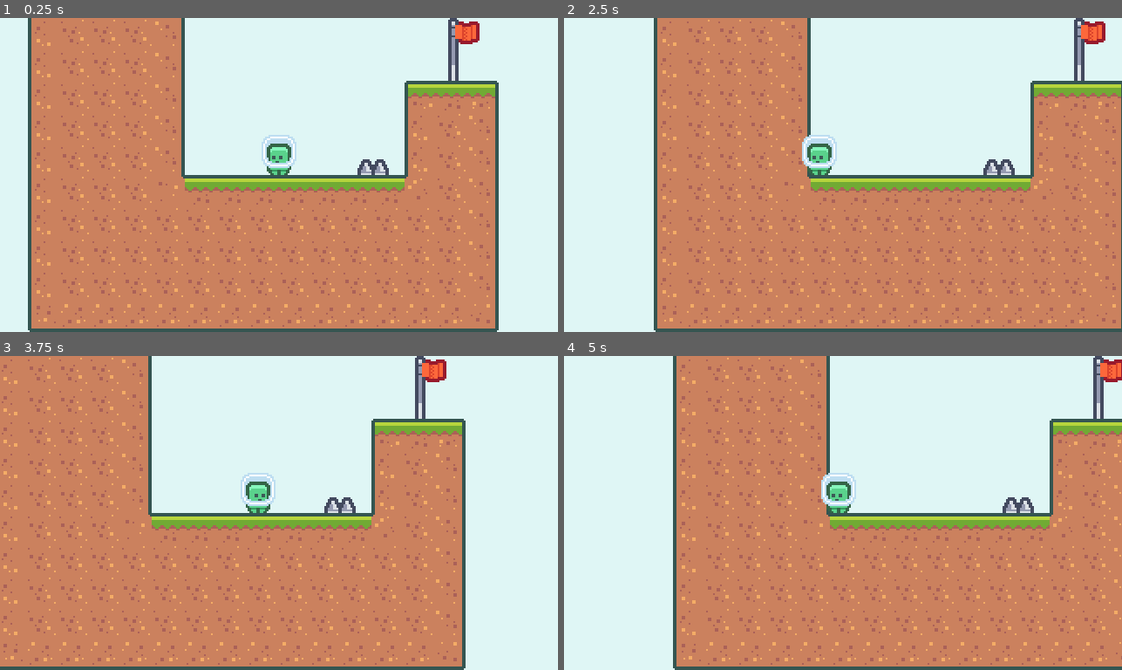
Above: before the commit, frames 1-4 (two rows, left to right).
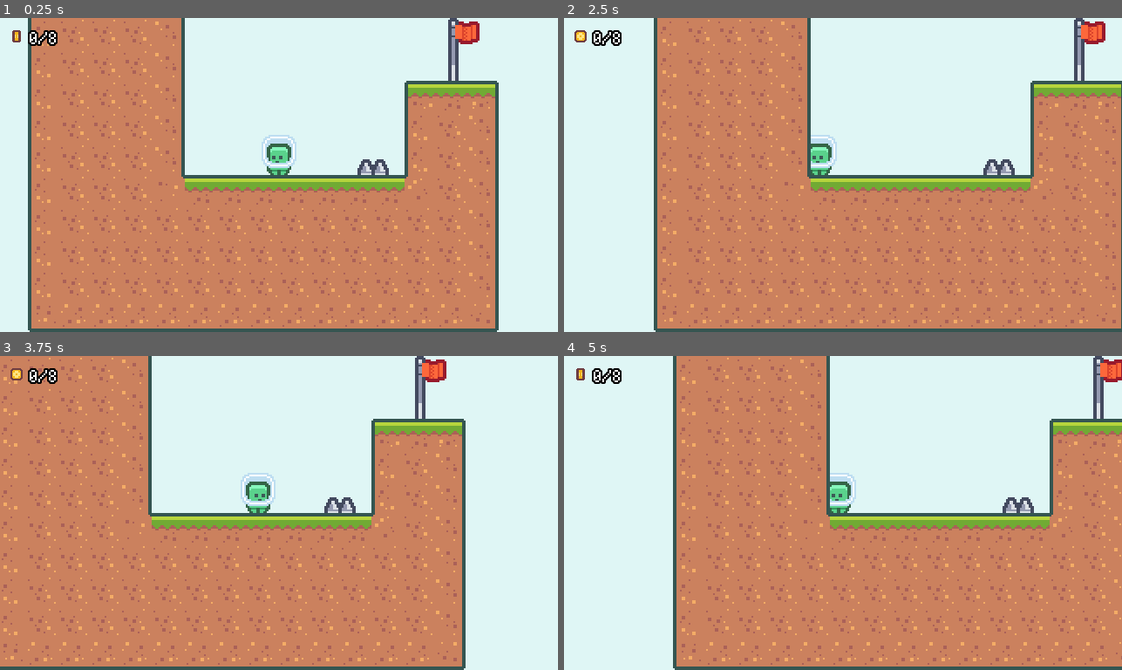
Above: after the commit, the same moments.

Repository: rprav-n/Platformer-game-2d
Game: Godot game, scene res://scenes/main.tscn
Same seed, same stepped clock (60 frames per second), same inputs: the game is played once before the commit and once after it.
Inputs:
- Up to frame 1 (0.25 s): no input
- Up to frame 2 (2.5 s): tap Enter at 0.5 s; hold Right (move_right) 0.53-2.03 s; tap Shift (dash) at 0.6, 1.35, 2.1 s; tap Space (jump) at 0.77, 1.52 s; hold Left (move_left) from 2.03 s (still down)
- Up to frame 3 (3.75 s): release Left (move_left) at 2.78 s; hold Right (move_right) from 2.78 s (still down); tap Shift (dash) at 2.85, 3.6 s; tap Space (jump) at 3.02 s
- Up to frame 4 (5 s): tap Space (jump) at 3.77, 4.52 s; release Right (move_right) at 4.28 s; hold Left (move_left) from 4.28 s (still down); tap Shift (dash) at 4.35 s

The runs differ from the first frame. In frame 1, 0.3% of the frame differs, in the area x 2-11%, y 3-9%; in frame 2, 0.4%, in the area x 1-45%, y 3-48%; in frame 3, 0.3%; in frame 4, 0.4%.

Commit message:
Finalizing game mechanics

Diff:
--- /dev/null
+++ b/resources/theme.tres
@@ -0,0 +1,3 @@
+[gd_resource type="Theme" format=3 uid="uid://do6w7ceo1jan3"]
+
+[resource]
--- /dev/null
+++ b/scenes/UI/level_ui.tscn
@@ -0,0 +1,54 @@
+[gd_scene load_steps=8 format=3 uid="uid://bhmfmq2mixt1d"]
+
+[ext_resource type="Script" path="res://scripts/level_ui.gd" id="1_jjnoo"]
+[ext_resource type="Theme" uid="uid://do6w7ceo1jan3" path="res://resources/theme.tres" id="1_st1us"]
+[ext_resource type="FontFile" uid="uid://del4rc35hwucu" path="res://resources/BitPotion.ttf" id="3_0s5sj"]
+[ext_resource type="Texture2D" uid="uid://ckaa4gebno2g4" path="res://assets/coin/tile_0151.png" id="3_555e1"]
+[ext_resource type="Texture2D" uid="uid://cxwhl7stg074g" path="res://assets/coin/tile_0152.png" id="4_1ro01"]
+
+[sub_resource type="AnimatedTexture" id="AnimatedTexture_ir8ie"]
+frames = 2
+speed_scale = 6.0
+frame_0/texture = ExtResource("3_555e1")
+frame_1/texture = ExtResource("4_1ro01")
+frame_1/duration = 1.0
+
+[sub_resource type="LabelSettings" id="LabelSettings_3x2rd"]
+font = ExtResource("3_0s5sj")
+outline_size = 4
+outline_color = Color(0, 0, 0, 1)
+
+[node name="LevelUI" type="CanvasLayer"]
+script = ExtResource("1_jjnoo")
+
+[node name="MarginContainer" type="MarginContainer" parent="."]
+anchors_preset = 15
+anchor_right = 1.0
+anchor_bottom = 1.0
+grow_horizontal = 2
+grow_vertical = 2
+mouse_filter = 2
+theme = ExtResource("1_st1us")
+theme_override_constants/margin_left = 4
+theme_override_constants/margin_top = 4
+theme_override_constants/margin_right = 4
+theme_override_constants/margin_bottom = 4
+
+[node name="HBoxContainer" type="HBoxContainer" parent="MarginContainer"]
+layout_mode = 2
+size_flags_horizontal = 0
+size_flags_vertical = 0
+theme_override_constants/separation = 2
+
+[node name="TextureRect" type="TextureRect" parent="MarginContainer/HBoxContainer"]
+custom_minimum_size = Vector2(11, 11)
+layout_mode = 2
+size_flags_vertical = 4
+texture = SubResource("AnimatedTexture_ir8ie")
+expand_mode = 1
+
+[node name="CoinLabel" type="Label" parent="MarginContainer/HBoxContainer"]
+layout_mode = 2
+size_flags_horizontal = 0
+text = "10/32"
+label_settings = SubResource("LabelSettings_3x2rd")
--- a/scenes/base_level.tscn
+++ b/scenes/base_level.tscn
@@ -1,13 +1,17 @@
-[gd_scene load_steps=6 format=3 uid="uid://dy1yx32gmtdk6"]
+[gd_scene load_steps=8 format=3 uid="uid://dy1yx32gmtdk6"]
 
 [ext_resource type="PackedScene" uid="uid://bo3gyiys23uke" path="res://scenes/tile_map.tscn" id="1_okiaq"]
 [ext_resource type="Script" path="res://scripts/base_level.gd" id="1_pinx1"]
+[ext_resource type="PackedScene" uid="uid://bhmfmq2mixt1d" path="res://scenes/UI/level_ui.tscn" id="2_4d4ar"]
 [ext_resource type="PackedScene" uid="uid://bktm8aybnpk1f" path="res://scenes/player.tscn" id="2_lismf"]
 [ext_resource type="PackedScene" uid="uid://4gop8xda0e4g" path="res://scenes/game_camera.tscn" id="3_ifc11"]
 [ext_resource type="PackedScene" uid="uid://gsot6sxmn0kg" path="res://scenes/flag.tscn" id="4_a1lu4"]
+[ext_resource type="PackedScene" uid="uid://cmk5wgwtd2bp2" path="res://scenes/void.tscn" id="6_1xmwp"]
 
-[node name="BaseLevel" type="Node"]
+[node name="BaseLevel" type="Node" groups=["base_level"]]
 script = ExtResource("1_pinx1")
+
+[node name="LevelUI" parent="." instance=ExtResource("2_4d4ar")]
 
 [node name="TileMap" parent="." instance=ExtResource("1_okiaq")]
 layer_0/tile_data = PackedInt32Array()
@@ -24,3 +28,5 @@
 [node name="Hazards" type="Node2D" parent="."]
 
 [node name="Player" parent="." instance=ExtResource("2_lismf")]
+
+[node name="Void" parent="." instance=ExtResource("6_1xmwp")]
--- a/scenes/coin.tscn
+++ b/scenes/coin.tscn
@@ -84,7 +84,7 @@
 "speed": 7.0
 }]
 
-[node name="Coin" type="Node2D"]
+[node name="Coin" type="Node2D" groups=["coin"]]
 script = ExtResource("1_r6m8c")
 
 [node name="AnimationPlayer" type="AnimationPlayer" parent="."]
--- a/scenes/flag.tscn
+++ b/scenes/flag.tscn
@@ -42,6 +42,6 @@
 position = Vector2(0, -18)
 sprite_frames = SubResource("SpriteFrames_yqqb3")
 autoplay = "default"
-frame_progress = 0.570272
+frame_progress = 0.356338
 centered = false
 offset = Vector2(0, -18)
--- a/scenes/levels/level_001.tscn
+++ b/scenes/levels/level_001.tscn
@@ -83,3 +83,13 @@
 
 [node name="Spikes4" parent="Hazards" index="10" instance=ExtResource("3_tc36s")]
 position = Vector2(-279, -54)
+
+[node name="Void" parent="." index="7"]
+position = Vector2(-282, 256)
+collision_layer = 262144
+collision_mask = 262144
+
+[node name="CollisionShape2D" parent="Void" index="0"]
+position = Vector2(107, -1.5)
+
+[editable path="Void"]
--- /dev/null
+++ b/scenes/void.tscn
@@ -0,0 +1,9 @@
+[gd_scene load_steps=2 format=3 uid="uid://cmk5wgwtd2bp2"]
+
+[sub_resource type="RectangleShape2D" id="RectangleShape2D_1htao"]
+size = Vector2(1484, 41)
+
+[node name="Void" type="Area2D"]
+
+[node name="CollisionShape2D" type="CollisionShape2D" parent="."]
+shape = SubResource("RectangleShape2D_1htao")
--- a/scripts/base_level.gd
+++ b/scripts/base_level.gd
@@ -1,12 +1,19 @@
+class_name  BaseLevel
 extends Node
+
+signal coin_changed
 
 var player_scene = preload("res://scenes/player.tscn")
 var spawn_postion: Vector2 = Vector2.ZERO
 var current_player_node: CharacterBody2D = null
+var total_coins: int = 0
+var collected_coins: int = 0
 
 func _ready():
 	spawn_postion = $Player.global_position
 	register_player($Player)
+
+	coin_total_change(get_tree().get_nodes_in_group("coin").size())
 
 func register_player(player: CharacterBody2D):
 	current_player_node = player
@@ -24,3 +31,12 @@
 func _on_player_died():
 	current_player_node.queue_free()
 	create_player()
+
+func coin_collected():
+	collected_coins += 1
+	print(total_coins, collected_coins)
+	emit_signal("coin_changed", total_coins, collected_coins)
+
+func coin_total_change(new_total: int):
+	total_coins = new_total
+	emit_signal("coin_changed", total_coins, collected_coins)
--- a/scripts/coin.gd
+++ b/scripts/coin.gd
@@ -9,5 +9,8 @@
 	animationPlayer.play("pickup")
 	call_deferred("disable_pickup")
 
+	var base_level: BaseLevel = get_tree().get_nodes_in_group("base_level")[0]
+	base_level.coin_collected()
+
 func disable_pickup():
 	$Area2D/CollisionShape2D.disabled = true
--- /dev/null
+++ b/scripts/level_ui.gd
@@ -0,0 +1,12 @@
+extends CanvasLayer
+
+func _ready():
+	var base_levels: Array[Node] = get_tree().get_nodes_in_group("base_level")
+
+	if base_levels.size() > 0:
+		var base_level = base_levels[0] as BaseLevel
+		base_level.connect("coin_changed", Callable(self, "_on_coin_changed"))
+
+
+func _on_coin_changed(total_coins: int, collected_coins: int):
+	$MarginContainer/HBoxContainer/CoinLabel.text = str(collected_coins, "/", total_coins)
Binary file added: resources/BitPotion.ttf
Not shown, added: resources/BitPotion.ttf.import
Not shown, changed: .DS_Store
